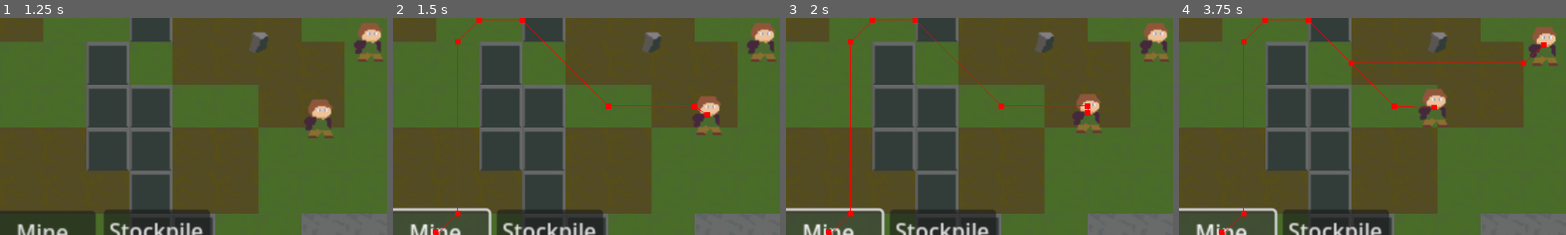
Above: before the commit, frames 1-4 (left to right).
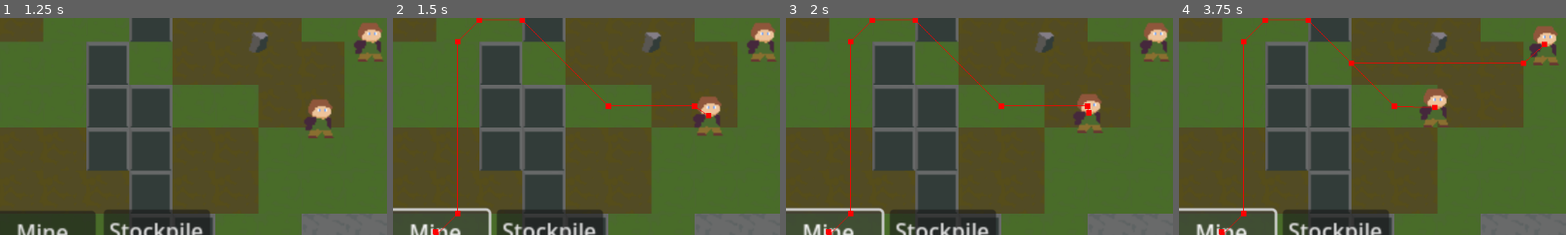
Above: after the commit, the same moments.

Repository: Nick-Petruccelli/Wildlands
Game: Godot game, scene res://Scenes/game.tscn
Same seed, same stepped clock (60 frames per second), same inputs: the game is played once before the commit and once after it.
Inputs:
- Up to frame 1 (1.25 s): click "Add wall" at 0.5 s
- Up to frame 2 (1.5 s): click "Mine" at 1.25 s
- Up to frame 3 (2 s): no input
- Up to frame 4 (3.75 s): click "Stockpile" at 2 s; click "Add wall" at 2.75 s; click "Mine" at 3.5 s
The pictures show only the part of the screen within x 17-67%, y 45-94%; the shares and areas given below are measured in that part.

Frame 1 is identical in both runs. In frame 2, 0.2% of the frame differs, in the area x 78-85%, y 36-55%; in frame 3, 0.2%; in frame 4, 0.5%, in the area x 61-98%, y 3-51%.
Error in both runs: Invalid call to function 'set_mouse_action' in base 'Node2D (game_controler.gd)'. Expected 1 arguments. (res://Scenes/mine_btn.gd:10)

Commit message:
refactored game controler mouse actions to take down and up pos for later inplementations of drag boxes

Diff:
--- a/Scenes/Scripts/build_btn.gd
+++ b/Scenes/Scripts/build_btn.gd
@@ -9,4 +9,4 @@
 
 
 func _on_click() -> void:
-	game_controler.set_mouse_action(func(pos: Vector2): build_manager.order_build(pos, tile_id))
+	game_controler.set_mouse_action(func(down_pos, up_pos): build_manager.order_build(down_pos, up_pos, tile_id))
--- a/Scenes/Scripts/game_controler.gd
+++ b/Scenes/Scripts/game_controler.gd
@@ -11,6 +11,7 @@
 var selected_obj = null
 var placing_build = false
 var minning = false
+var mouse_down_at = null
 var cur_mouse_action = null
 var cur_mouse_action_args = null
 # Called when the node enters the scene tree for the first time.
@@ -23,13 +24,16 @@
 
 func _input(event: InputEvent) -> void:
 	if event is InputEventMouseButton and event.is_pressed():
+		mouse_down_at = get_global_mouse_position()
+	if event is InputEventMouseButton and event.is_released():
 		if not hovered_objs.is_empty() and selected_obj == null:
 			selected_obj = hovered_objs[0]
 
 		if hovered_objs.is_empty():
 			if cur_mouse_action != null:
-				cur_mouse_action.call(get_global_mouse_position())
+				cur_mouse_action.call(mouse_down_at, get_global_mouse_position())
 				cur_mouse_action = null
+		mouse_down_at = null
 
 func place_object(tile_id: int) -> void:
 	placing_build = true
--- a/Scenes/build_manager.gd
+++ b/Scenes/build_manager.gd
@@ -42,12 +42,12 @@
 
 
 
-func order_build(cords: Vector2, tile_id: int) -> void:
+func order_build(down_pos: Vector2, up_pos: Vector2, tile_id: int) -> void:
 	var tile_size = tile_map_layer.tile_set.tile_size
-	var map_cords = Vector2i(floor(cords.x/tile_size.x), floor(cords.y/tile_size.y))
+	var map_cords = Vector2i(floor(up_pos.x/tile_size.x), floor(up_pos.y/tile_size.y))
 	if placed_build[map_cords.x][map_cords.y] != -1:
 		return
-	build_queue.push_back([cords, tile_id])
+	build_queue.push_back([up_pos, tile_id])
 	build_ordered.emit()
 
 func get_next_build() -> Array:
@@ -55,12 +55,12 @@
 		return []
 	return build_queue.pop_front()
 
-func order_minning(cords: Vector2) -> void:
+func order_minning(down_pos: Vector2, up_pos: Vector2) -> void:
 	var tile_size = tile_map_layer.tile_set.tile_size
-	var map_cords = Vector2i(floor(cords.x/tile_size.x), floor(cords.y/tile_size.y))
+	var map_cords = Vector2i(floor(up_pos.x/tile_size.x), floor(up_pos.y/tile_size.y))
 	if placed_build[map_cords.x][map_cords.y] == -1:
 		return
-	minning_queue.push_back(cords)
+	minning_queue.push_back(up_pos)
 	minning_ordered.emit()
 
 func get_next_minning():
